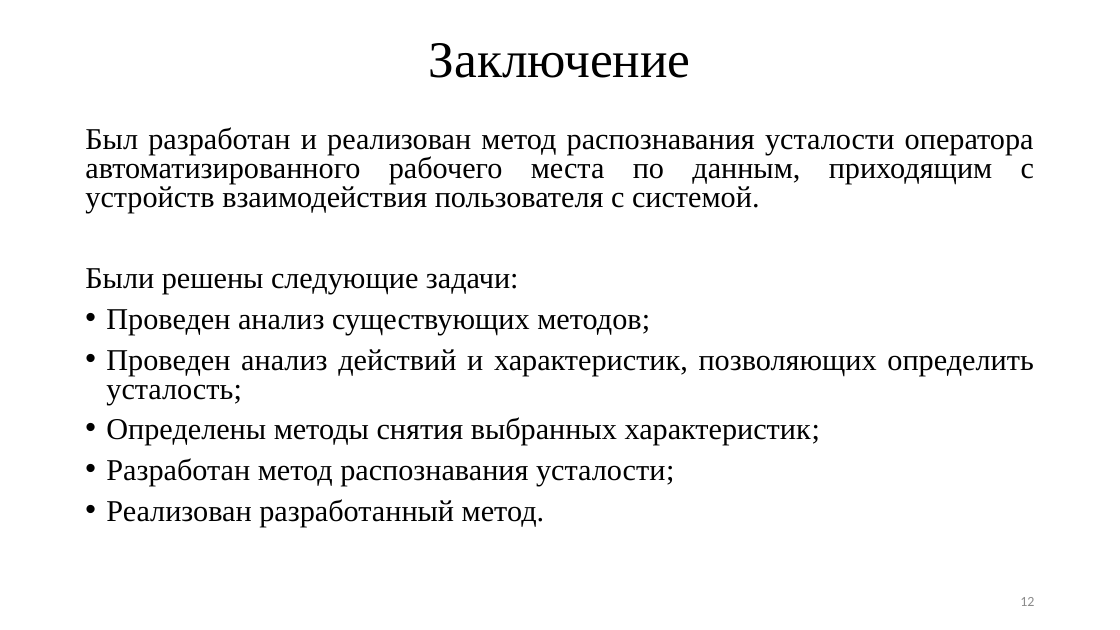
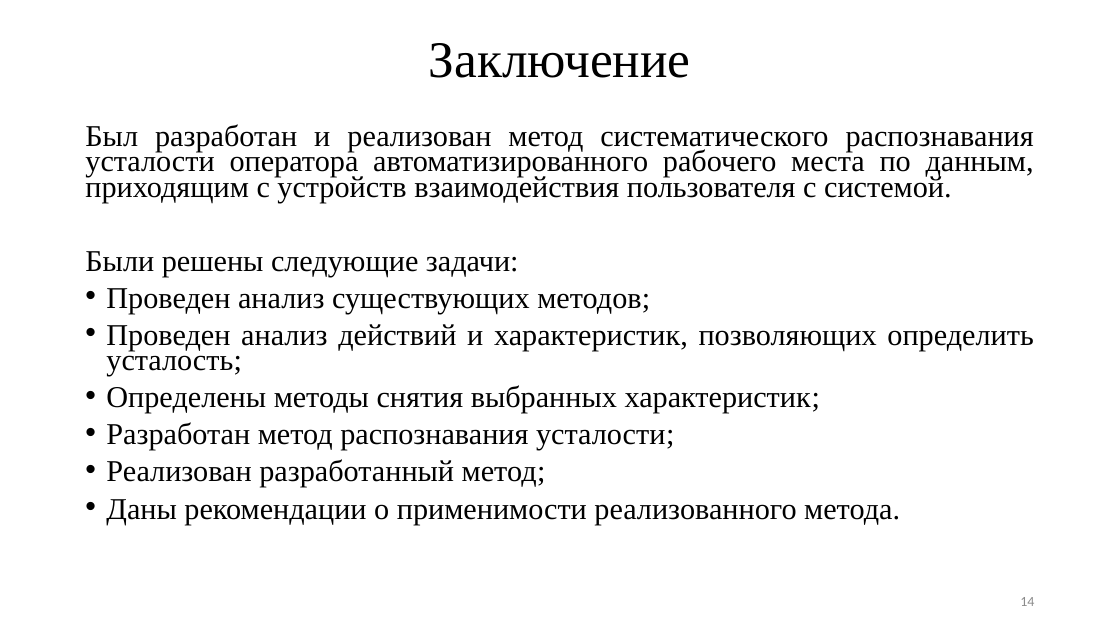
Before and after one commit to TheSawIsTheLaw/FatigueRecognitionSystem, a slide deck: slide 14 of Presentation/presentation.pptx (slide 12 before the commit). Drawn at 1120x630 pixels with LibreOffice and Linux fonts; fonts in the diff are those of the drawing. Boxes give left, top, right and bottom in pixels: in the first picture for what was removed or moved away, otherwise in the second. Text is boxed around its words. In the diff, an @@ line names an element or a change of style, - is before the commit and + after.

```diff
--- a/Presentation/presentation.pptx
+++ b/Presentation/presentation.pptx
@@ text at box(85, 124, 1034, 202): text changed @@
-Был разработан и реализован метод распознавания усталости оператора автоматизированного рабочего места по данным, приходящим с устройств взаимодействия пользователя с системой.
+Был разработан и реализован метод систематического распознавания усталости оператора автоматизированного рабочего места по данным, приходящим с устройств взаимодействия пользователя с системой.
@@ text at box(85, 251, 1033, 450): line spacing 0.8 to 0.7 @@
@@ text at box(106, 459, 900, 524): text changed @@
-• Реализован разработанный метод.
+• Реализован разработанный метод;
+• Даны рекомендации о применимости реализованного метода.
@@ page number at box(1020, 597, 1034, 606): text changed @@
-12
+14
```
Also in this commit, not shown: 11 other slides changed, 2 slides added, 29 other files.
